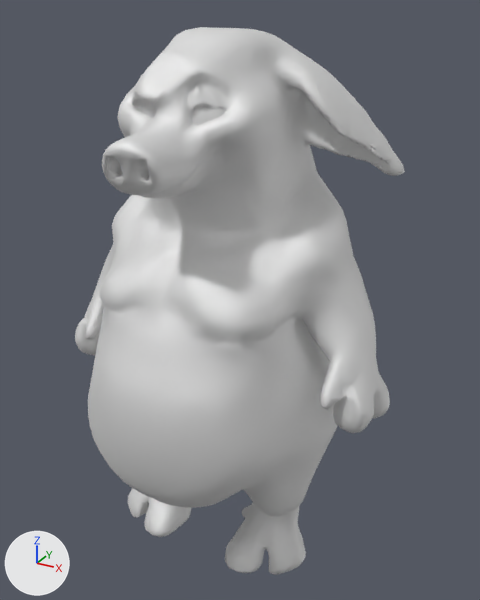
Two versions of the glTF model public/assets/characters/big_brother_pig.glb, one commit apart.
Both versions are drawn from a 50 mm camera at (1.054, -1.788, 0.908) aimed at (0.047, 0.044, -0.008). Lighting does not change. The marker at lower left points along +X, +Y and +Z. The picture after the commit comes second. Vertices at exactly the same position are counted once.

In view in the first picture: 'Body'.
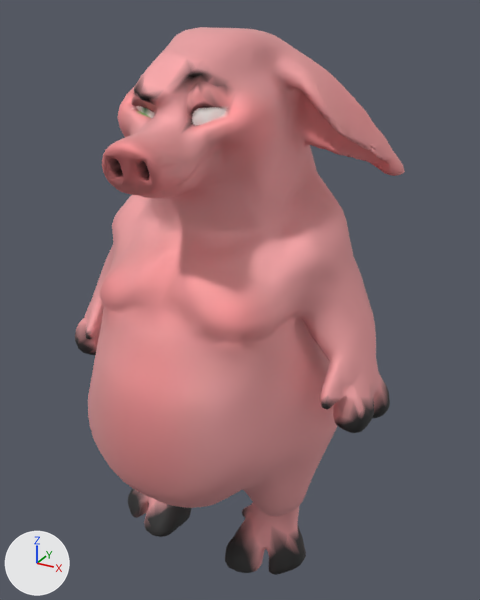
Pixel boxes [x1, y1, x2, y2] of what changed, in the pictures (480 x 600 px):
part 1 of me_object_0, recoloured (white to pink)
    both: [75, 27, 405, 575]

The change, as a diff of the scene's bpy script:
```diff
--- a/public/assets/characters/big_brother_pig.glb.py
+++ b/public/assets/characters/big_brother_pig.glb.py
@@ mat_scene___root_001 @@
+mat_scene___root_001 = bpy.data.materials.new('Scene_-_Root.001')
+mat_scene___root_001.use_nodes = True; mat_scene___root_001.node_tree.nodes.clear()
+_N = mat_scene___root_001.node_tree.nodes; _L = mat_scene___root_001.node_tree.links
+n0 = _N.new('ShaderNodeBsdfPrincipled'); n0.name = 'Principled BSDF'
+n0.inputs[1].default_value = 0.716  # 'Metallic'
+n0.inputs[2].default_value = 0.735  # 'Roughness'
+n1 = _N.new('ShaderNodeOutputMaterial'); n1.name = 'Material Output'
+n2 = _N.new('ShaderNodeVertexColor'); n2.name = 'Color Attribute'
+_L.new(n0.outputs[0], n1.inputs[0])  # 'BSDF' to 'Surface'
+_L.new(n2.outputs[0], n0.inputs[0])  # 'Color' to 'Base Color'
@@ me_object_0 @@
 me_object_0.from_pydata(...)  # 7439 vertices, 14975 faces; spans x -0.6..0.6, y -0.49..0.49, z -0.94..0.86
 # used by ob_body; location = (0.0, 0.0, 0.0)
-me_object_0.materials.append(mat_scene___root)
+# me_object_0 part 1: 14524 faces centred in x -0.6..0.59, y -0.49..0.49, z -0.94..0.85 are repainted in the vertex colours; the middle colour goes from white #ffffff to pink #f3afaf
+me_object_0.materials.append(mat_scene___root_001)
```
